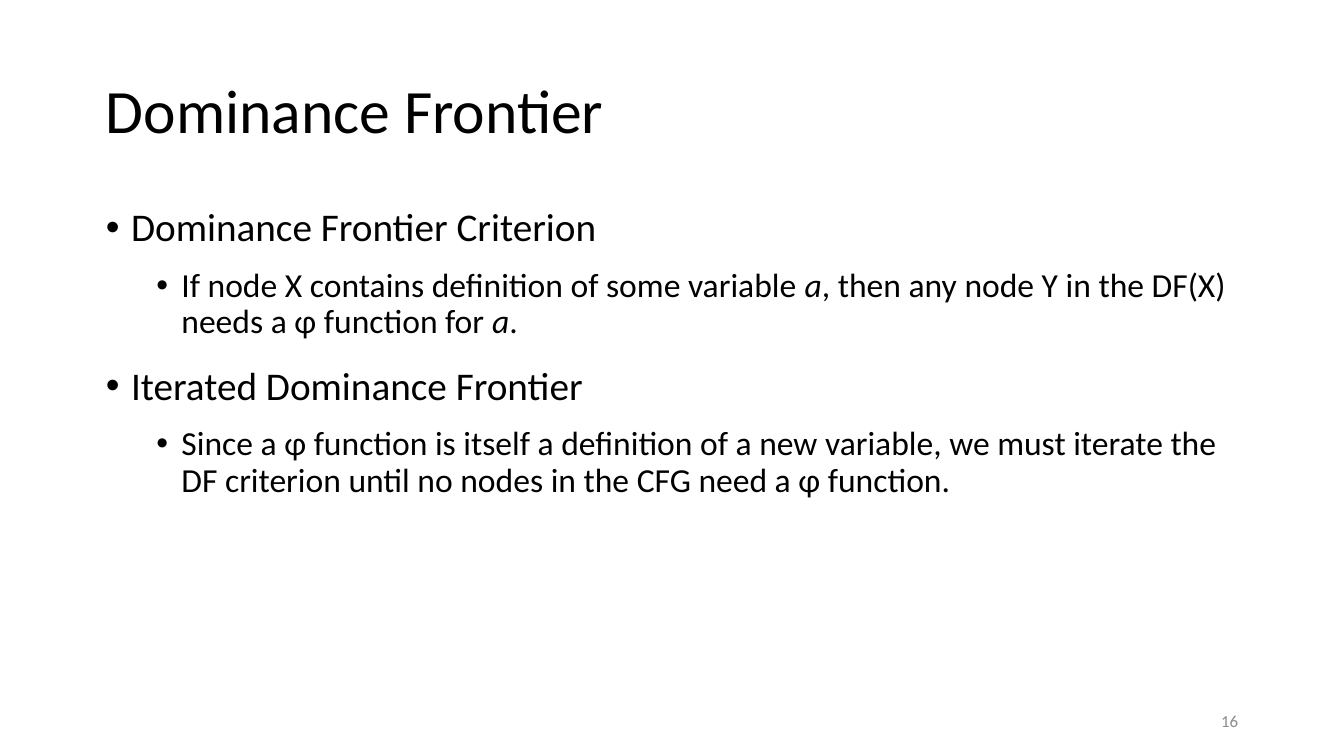
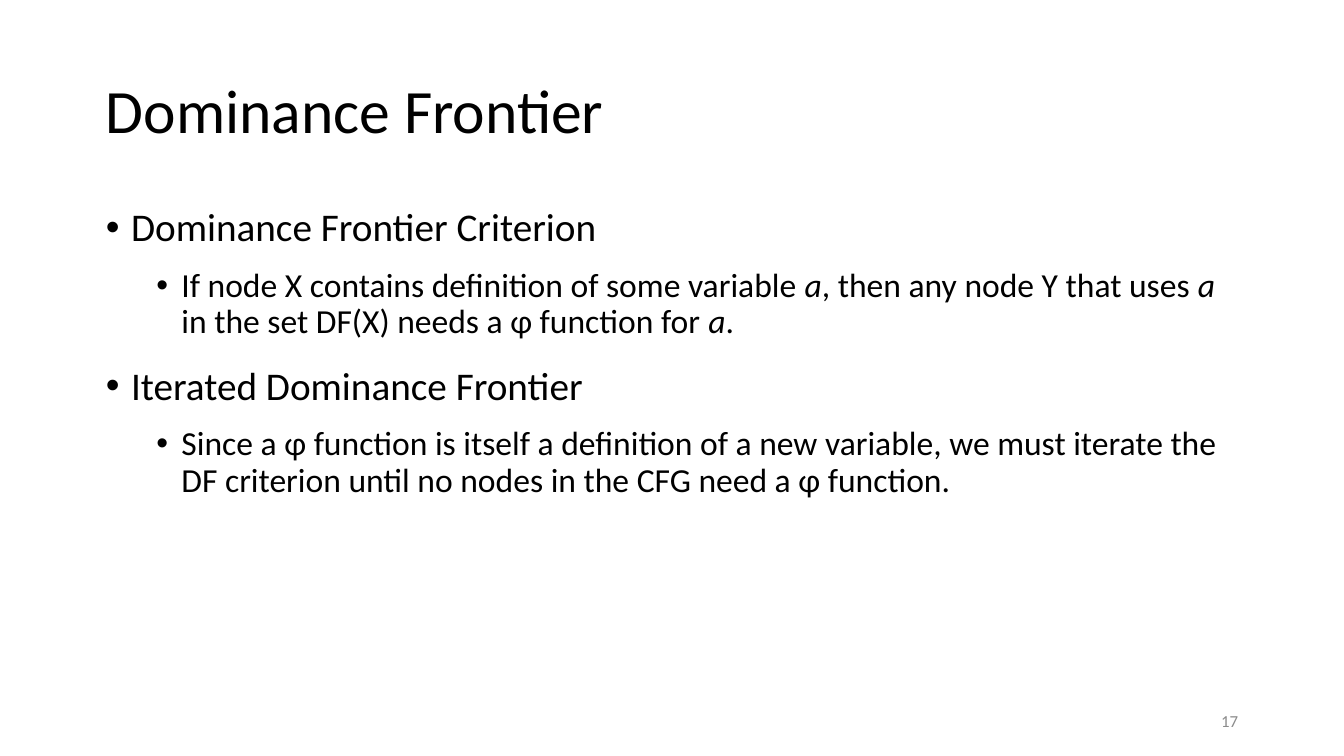
Before and after one commit to anoopsarkar/compilers-class, a slide deck: slide 17 of assets/ppt/codegen/ssaform2.pptx (slide 16 before the commit). Drawn at 1344x756 pixels with LibreOffice and Linux fonts; fonts in the diff are those of the drawing. Boxes give left, top, right and bottom in pixels: in the first picture for what was removed or moved away, otherwise in the second. Text is boxed around its words. In the diff, an @@ line names an element or a change of style, - is before the commit and + after.

```diff
--- a/assets/ppt/codegen/ssaform2.pptx
+++ b/assets/ppt/codegen/ssaform2.pptx
@@ text at [181,273,1215,339]: text changed @@
-  • If node X contains definition of some variable a, then any node Y in the DF(X) needs a φ function for a.
+  • If node X contains definition of some variable a, then any node Y that uses a in the set DF(X) needs a φ function for a.
@@ page number at [1221,716,1238,727]: text changed @@
-16
+17
```
Also in this commit, not shown: 11 other slides changed, 2 slides added, 4 other files.
